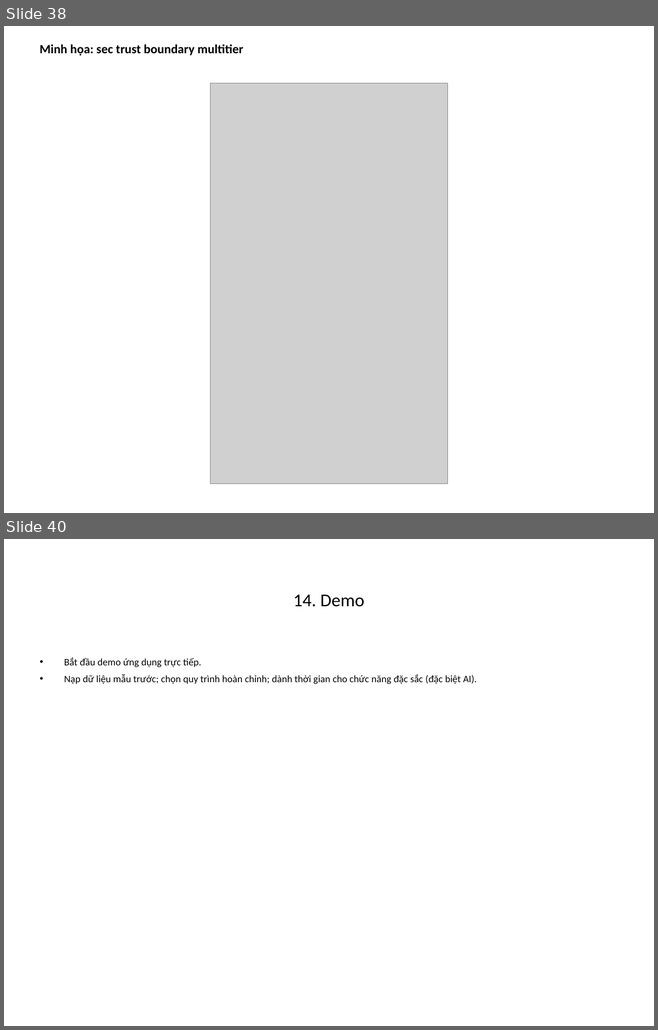
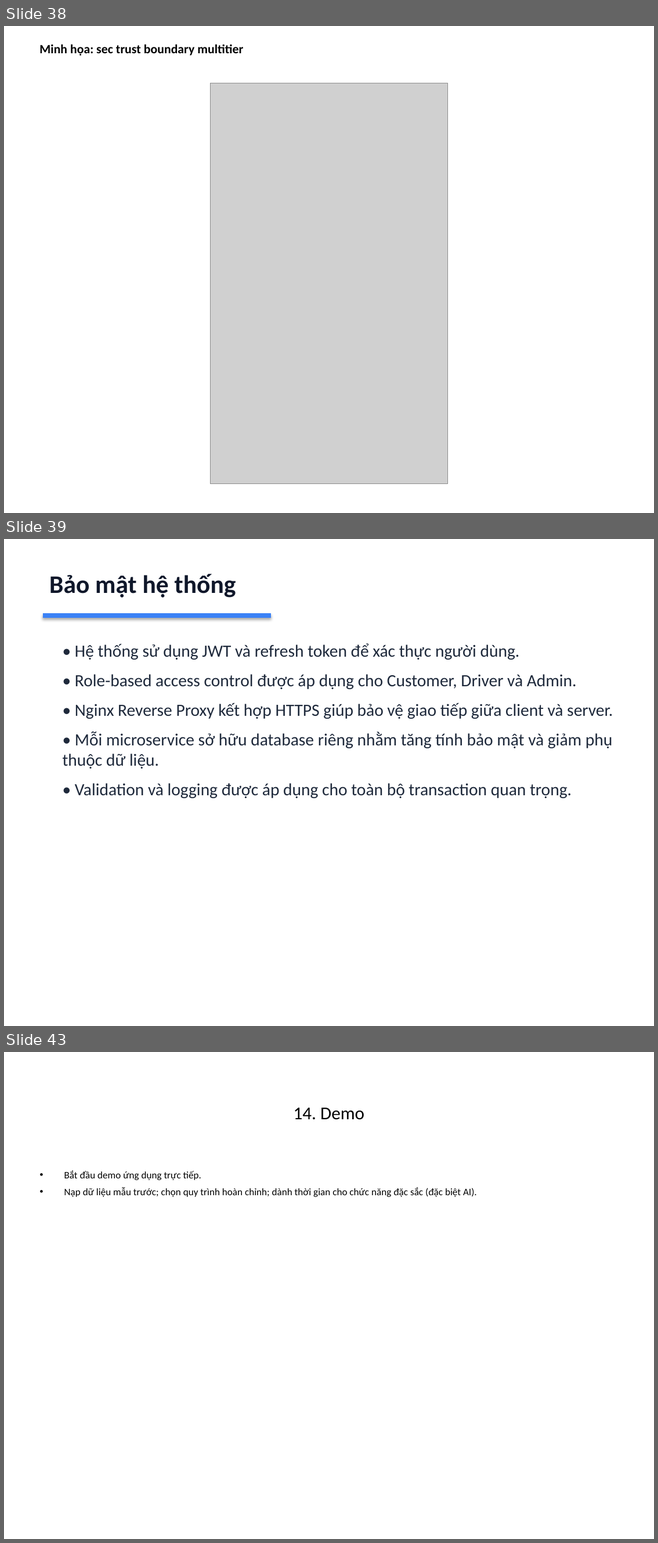
Before and after one commit to foxxiee04/Cab-Booking-System-Project, a slide deck: docs/Thesis-FoxGo-BaoCao.pptx. Shown one above the other, each under a label of ours: slides 38 and 40 before the commit, slides 38, 39 and 43 after it; the slides between them are not shown. The pictures are 658x1030 and 658x1543 pixels, drawn with LibreOffice and Linux fonts; fonts in the diff are those of the drawing; grey boxes stand for pictures. Boxes give left, top, right and bottom in pixels: in the first picture for what was removed or moved away, otherwise in the second. Text is boxed around its words. In the diff, an @@ line names an element or a change of style, - is before the commit and + after.

```diff
--- a/docs/Thesis-FoxGo-BaoCao.pptx
+++ b/docs/Thesis-FoxGo-BaoCao.pptx
@@ slide 39 added at (x1=4, y1=539, x2=654, y2=1026), background #FFFFFF @@
@@ text added at (x1=49, y1=574, x2=236, y2=598), 28 pt, text #0F172A, bold @@
+Bảo mật hệ thống
@@ rectangle added at (x1=43, y1=614, x2=270, y2=618), fill #3B82F6, outline #3B82F6 0.75 pt @@
@@ text added at (x1=63, y1=643, x2=612, y2=798), 19 pt, text #1E293B @@
+• Hệ thống sử dụng JWT và refresh token để xác thực người dùng.
+• Role-based access control được áp dụng cho Customer, Driver và Admin.
+• Nginx Reverse Proxy kết hợp HTTPS giúp bảo vệ giao tiếp giữa client và server.
+• Mỗi microservice sở hữu database riêng nhằm tăng tính bảo mật và giảm phụ thuộc dữ liệu.
+• Validation và logging được áp dụng cho toàn bộ transaction quan trọng.
@@ what was slide 40 is now slide 43 @@
```
Also in this commit, not shown: 1 slide changed, 10 other slides added, 8 slides removed, 1 other file.
